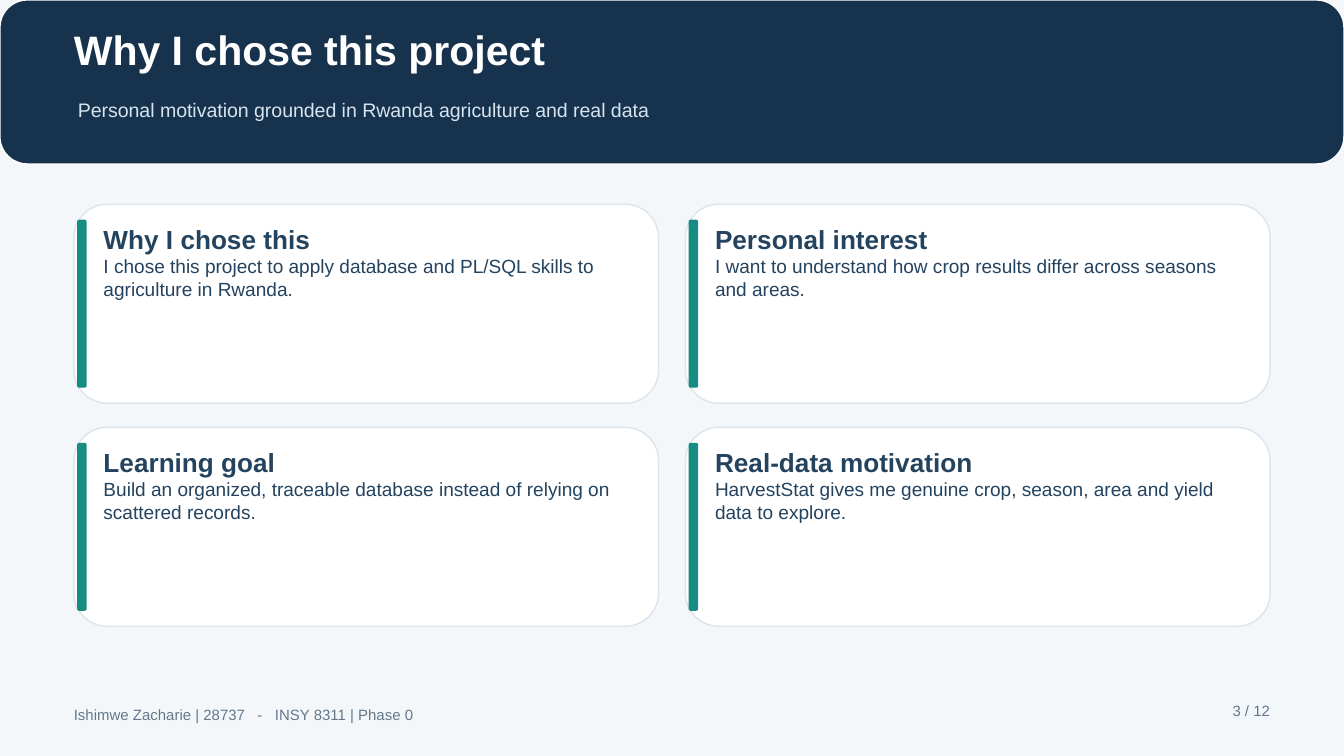
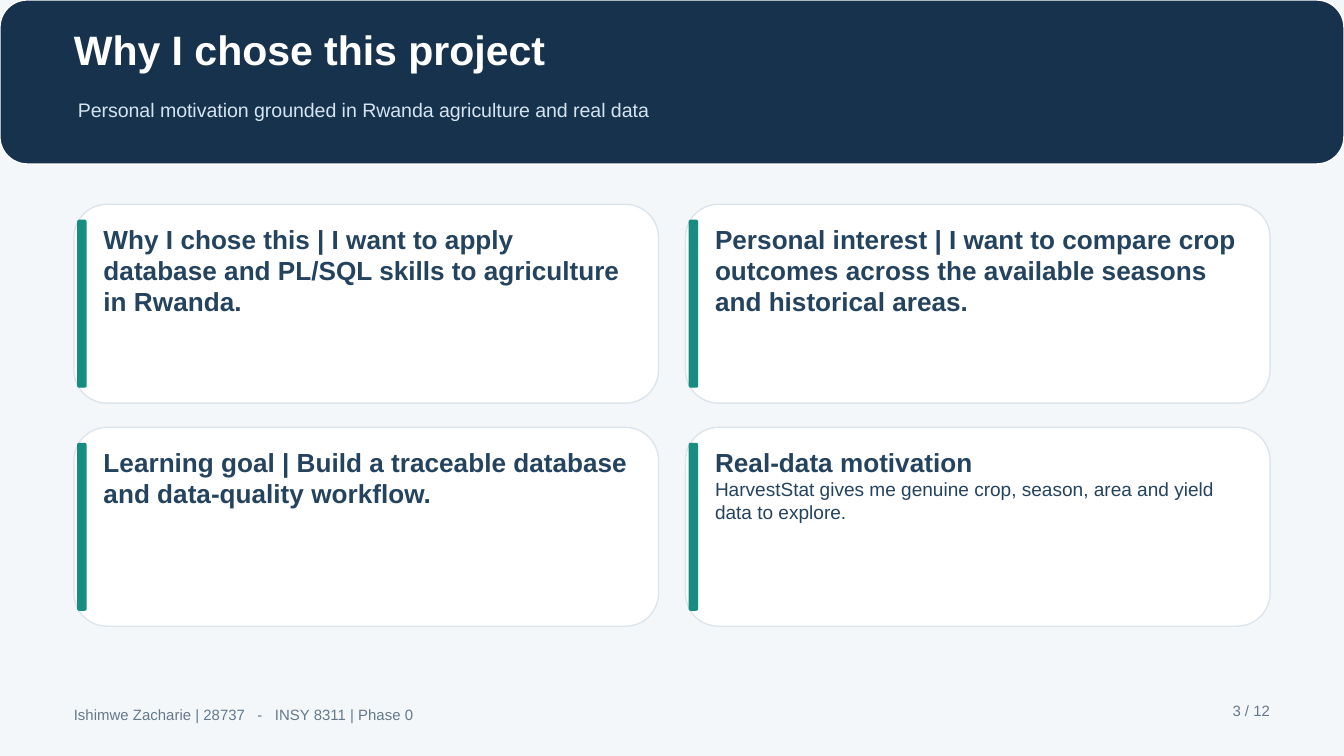
Before and after one commit to ishimwezacharie1-netizen/ishimwe_28737_agri_harvest, a slide deck: slide 3 of docs/presentation/Phase0_Presentation.pptx. Drawn at 1344x756 pixels with LibreOffice and Linux fonts; fonts in the diff are those of the drawing. Boxes give left, top, right and bottom in pixels: in the first picture for what was removed or moved away, otherwise in the second. Text is boxed around its words. In the diff, an @@ line names an element or a change of style, - is before the commit and + after.

```diff
--- a/docs/presentation/Phase0_Presentation.pptx
+++ b/docs/presentation/Phase0_Presentation.pptx
@@ text at <box>103,230,619,312</box>: text changed; size 10.2 to 14 pt; bold on @@
-Why I chose this
-I chose this project to apply database and PL/SQL skills to agriculture in Rwanda.
+Why I chose this | I want to apply database and PL/SQL skills to agriculture in Rwanda.
@@ text at <box>715,230,1236,312</box>: text changed; size 10.2 to 14 pt; bold on @@
-Personal interest
-I want to understand how crop results differ across seasons and areas.
+Personal interest | I want to compare crop outcomes across the available seasons and historical areas.
@@ text at <box>103,453,626,509</box>: text changed; size 10.2 to 14 pt; bold on @@
-Learning goal
-Build an organized, traceable database instead of relying on scattered records.
+Learning goal | Build a traceable database and data-quality workflow.
```
Also in this commit, not shown: 10 other slides changed, 6 other files.
